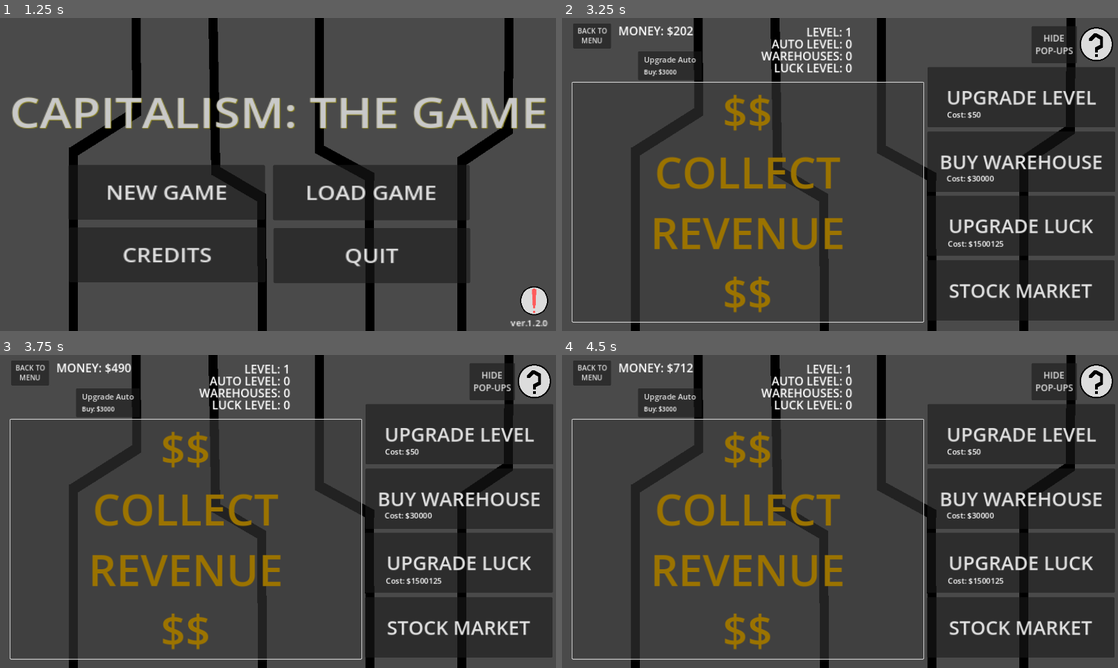
Above: before the commit, frames 1-4 (two rows, left to right).
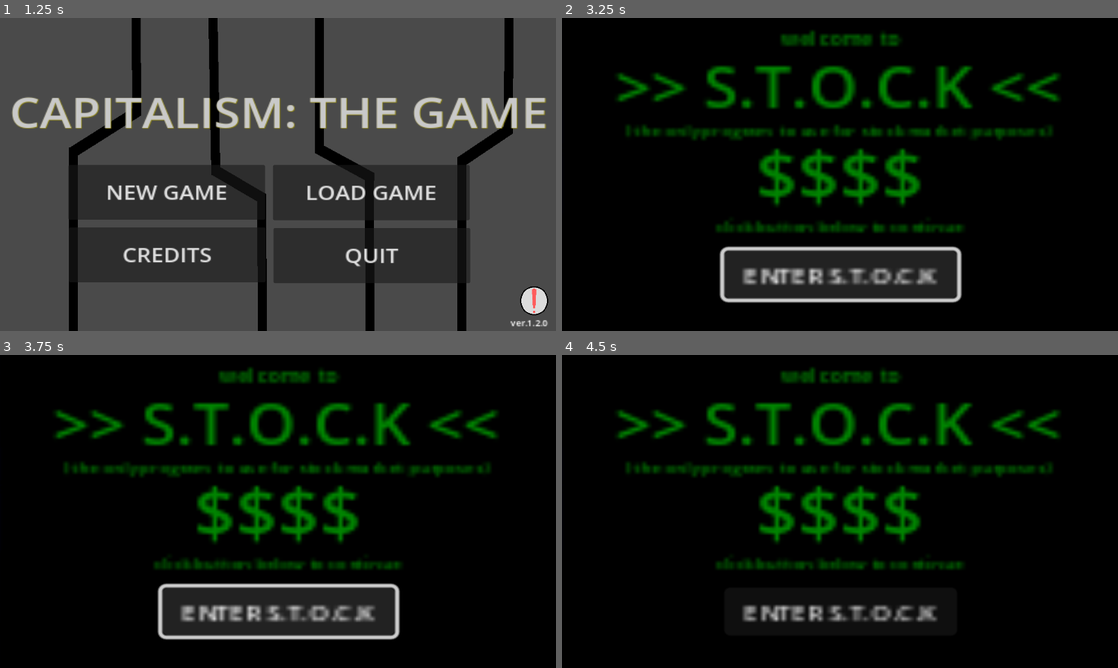
Above: after the commit, the same moments.

Repository: AwesomeGearBoy/capitalism-the-game
Game: Godot game, scene res://scenes/main.tscn
Two runs of this game, one before a commit and one after it. Both use one fixed random seed, a clock stepped at 60 frames per second and the inputs below.
Inputs (mouse positions are in pixels of both pictures, inside the frame that each line leads up to):
- Up to frame 1 (1.25 s): click (455, 290) at 0.5 s, where only the run before the commit has a clickable "STOCK MARKET"
- Up to frame 2 (3.25 s): click "NEW GAME" at 1.25 s; click "YES" at 2 s; click (840, 274) at 2.75 s, where only the run after the commit has a clickable "ENTER S.T.O.C.K"
- Up to frame 3 (3.75 s): click (278, 611) at 3.5 s, where only the run after the commit has a clickable "ENTER S.T.O.C.K"
- Up to frame 4 (4.5 s): click "$$ COLLECT REVENUE $$" at 4.25 s

Frame 1 is identical in both runs. In frame 2, 95% of the frame differs, in the area x 0-100%, y 0-100%; in frame 3, 95%; in frame 4, 96%.
Error in both runs: Cannot call method 'store_string' on a null value. (res://scripts/savedata.gd:5)

Commit message:
started to work on next update

Diff:
--- a/scenes/main.tscn
+++ b/scenes/main.tscn
@@ -6,6 +6,7 @@
 [ext_resource type="PackedScene" uid="uid://c6wofbnlu72ed" path="res://scenes/titlescreen.tscn" id="2_4nb71"]
 [ext_resource type="PackedScene" uid="uid://bpi2jsm6pfcum" path="res://scenes/emptymessage.tscn" id="3_n7en5"]
 [ext_resource type="PackedScene" uid="uid://dawxowl20v2a5" path="res://scenes/loadingscreen.tscn" id="5_1mnjo"]
+[ext_resource type="Texture2D" uid="uid://cn0t8ffgvmxb1" path="res://assets/black.png" id="5_va8hs"]
 
 [node name="Main" type="Node"]
 script = ExtResource("1_vcd71")
@@ -72,7 +73,7 @@
 theme_override_font_sizes/font_size = 50
 text = "UPGRADE LUCK"
 
-[node name="StockMarket" type="Button" parent="."]
+[node name="StockMarketButton" type="Button" parent="."]
 offset_left = 945.0
 offset_top = 627.0
 offset_right = 1431.0
@@ -496,6 +497,124 @@
 text = "Hello! Welcome to Capitalism: The Game! This message exists to help you get started. Use money you earn from co …(382 unchanged characters)…
 
 Also see README.md for more game info!"
+autowrap_mode = 3
+
+[node name="StockTitle" type="Sprite2D" parent="."]
+position = Vector2(724.5, 406)
+scale = Vector2(5.43098, 4.77647)
+texture = ExtResource("5_va8hs")
+
+[node name="Welcome" type="Label" parent="StockTitle"]
+offset_left = -133.0
+offset_top = -82.0
+offset_right = 132.0
+offset_bottom = -66.0
+theme_override_colors/font_color = Color(0, 0.517647, 0, 1)
+theme_override_font_sizes/font_size = 10
+text = "welcome to"
+horizontal_alignment = 1
+
+[node name="Title" type="Label" parent="StockTitle"]
+offset_left = -133.954
+offset_top = -69.9261
+offset_right = 132.046
+offset_bottom = -27.9261
+theme_override_colors/font_color = Color(0, 0.517593, 3.85046e-07, 1)
+theme_override_font_sizes/font_size = 30
+text = ">> S.T.O.C.K <<"
+horizontal_alignment = 1
+
+[node name="OnlyProgram" type="Label" parent="StockTitle"]
+offset_left = -135.059
+offset_top = -31.1946
+offset_right = 130.941
+offset_bottom = -17.1946
+theme_override_colors/font_color = Color(0, 0.517647, 0, 1)
+theme_override_font_sizes/font_size = 8
+text = "(the only program to use for stock market purposes)"
+horizontal_alignment = 1
+autowrap_mode = 3
+
+[node name="DollarSigns" type="Label" parent="StockTitle"]
+offset_left = -133.033
+offset_top = -24.7044
+offset_right = 131.967
+offset_bottom = 24.2956
+theme_override_colors/font_color = Color(0, 0.517647, 0, 1)
+theme_override_font_sizes/font_size = 35
+text = "$$$$"
+horizontal_alignment = 1
+vertical_alignment = 1
+
+[node name="ClickBelow" type="Label" parent="StockTitle"]
+offset_left = -133.586
+offset_top = 21.3547
+offset_right = 132.414
+offset_bottom = 33.3547
+theme_override_colors/font_color = Color(0, 0.517647, 0, 1)
+theme_override_font_sizes/font_size = 8
+text = "click button below to continue"
+horizontal_alignment = 1
+
+[node name="Enter" type="Button" parent="StockTitle"]
+offset_left = -56.4355
+offset_top = 41.0345
+offset_right = 54.5645
+offset_bottom = 66.0345
+theme_override_font_sizes/font_size = 12
+text = "ENTER S.T.O.C.K"
+
+[node name="StockMarket" type="Sprite2D" parent="."]
+visible = false
+position = Vector2(724.75, 406)
+scale = Vector2(5.42929, 4.77647)
+texture = ExtResource("5_va8hs")
+
+[node name="Money" type="Label" parent="StockMarket"]
+offset_left = -131.0
+offset_top = -85.0
+offset_right = -74.0
+offset_bottom = -73.0
+theme_override_colors/font_color = Color(0, 0.517647, 0, 1)
+theme_override_font_sizes/font_size = 9
+text = "money = $0"
+
+[node name="Stock" type="Label" parent="StockMarket"]
+offset_left = -131.463
+offset_top = -73.0665
+offset_right = -91.4628
+offset_bottom = -60.0665
+theme_override_colors/font_color = Color(0, 0.517647, 0, 1)
+theme_override_font_sizes/font_size = 9
+text = "stock = 0"
+
+[node name="StockPrice" type="Label" parent="StockMarket"]
+offset_left = -131.094
+offset_top = -61.3424
+offset_right = -62.0944
+offset_bottom = -46.3424
+theme_override_colors/font_color = Color(0, 0.517647, 0, 1)
+theme_override_font_sizes/font_size = 9
+text = "stock_price = $0"
+
+[node name="StockVersion" type="Label" parent="StockMarket"]
+offset_left = -133.0
+offset_top = 73.0
+offset_right = 131.0
+offset_bottom = 85.0
+theme_override_colors/font_color = Color(0, 0.517647, 0, 1)
+theme_override_font_sizes/font_size = 8
+text = "S.T.O.C.K system ver.1.298.98"
+horizontal_alignment = 2
+
+[node name="LikeToDo" type="Label" parent="StockMarket"]
+offset_left = -131.0
+offset_top = -37.0
+offset_right = 74.0
+offset_bottom = -22.0
+theme_override_colors/font_color = Color(0, 0.517647, 0, 1)
+theme_override_font_sizes/font_size = 9
+text = "what task do you wish to complete?"
 autowrap_mode = 3
 
 [node name="Menu" parent="." instance=ExtResource("2_4nb71")]
--- a/scripts/main.gd
+++ b/scripts/main.gd
@@ -5,6 +5,10 @@
 var auto_mode := false
 var hide_messages := false
 var game_load : bool
+var unlocked_auto_mode := false
+var unlocked_wares := false
+var unlocked_luck := false
+var unlocked_stock_market := false
 
 var load_timeout := 0.0
 
@@ -21,6 +25,10 @@
 var save := SaveData.new()
 var key := KeyControl.new()
 
+const UNLOCKED_AUTO_MODE_SAVE_PATH := "res://save/67ifvtq.data"
+const UNLOCKED_WARES_SAVE_PATH := "res://save/e73gqfb.data"
+const UNLOCKED_LUCK_SAVE_PATH := "res://save/84tfg39.data"
+const UNLOCKED_STOCK_MARKET_SAVE_PATH := "res://save/d686fty.data"
 const MONEY_SAVE_PATH := "res://save/n3jdheb.data"
 const LEVEL_SAVE_PATH := "res://save/l38fn5k.data"
 const AUTO_LEVEL_SAVE_PATH := "res://save/f6hbs34.data"
@@ -40,9 +48,15 @@
 	load_game(delta)
 	process_auto_money()
 	process_text()
+	button_handling()
+	unlock_stuff()
 	save_data()
 
 func new_game():
+	unlocked_auto_mode = false
+	unlocked_wares = false
+	unlocked_luck = false
+	unlocked_stock_market = false
 	money = 0
 	level = 1
 	auto_level = 0
@@ -107,21 +121,6 @@
 	$LevelCost.text = "Cost: $" + str(level_cost)
 	$WaresCost.text = "Cost: $" + str(wares_cost)
 
-	if level < 15:
-		$Salvage.hide()
-	else:
-		$Salvage.show()
-
-	if auto_mode:
-		$AutoButton.text = "AUTO: ON"
-	else:
-		$AutoButton.text = "AUTO: OFF"
-
-	if auto_level == 0:
-		$AutoButton.hide()
-	else:
-		$AutoButton.show()
-
 	if auto_level == 0:
 		$AutoCost.text = "Buy: $" + str(auto_cost)
 	elif auto_level < 35:
@@ -139,7 +138,66 @@
 	else:
 		$MessageMode.hide()
 
+func button_handling():
+	if unlocked_auto_mode:
+		$UpgradeAuto.show()
+		$AutoCost.show()
+	else:
+		$UpgradeAuto.hide()
+		$AutoCost.hide()
+
+	if unlocked_wares:
+		$BuyWarehouse.show()
+		$WaresCost.show()
+	else:
+		$BuyWarehouse.hide()
+		$WaresCost.hide()
+
+	if unlocked_luck:
+		$UpgradeLuck.show()
+		$LuckCost.show()
+	else:
+		$UpgradeLuck.hide()
+		$LuckCost.hide()
+
+	if unlocked_stock_market:
+		$StockMarketButton.show()
+	else:
+		$StockMarketButton.hide()
+
+	if level < 20:
+		$Salvage.hide()
+	else:
+		$Salvage.show()
+
+	if auto_mode:
+		$AutoButton.text = "AUTO: ON"
+	else:
+		$AutoButton.text = "AUTO: OFF"
+
+	if auto_level == 0:
+		$AutoButton.hide()
+	else:
+		$AutoButton.show()
+
+func unlock_stuff():
+	if level >= 5:
+		unlocked_auto_mode = true
+
+	if level >= 15:
+		unlocked_wares = true
+
+	if level >= 20:
+		unlocked_luck = true
+
+	#if level < 30:
+		#unlocked_stock_market = true
+
 func save_data():
+	save.save_var(UNLOCKED_AUTO_MODE_SAVE_PATH, unlocked_auto_mode)
+	save.save_var(UNLOCKED_WARES_SAVE_PATH, unlocked_wares)
+	save.save_var(UNLOCKED_LUCK_SAVE_PATH, unlocked_luck)
+	save.save_var(UNLOCKED_STOCK_MARKET_SAVE_PATH, unlocked_stock_market)
 	save.save_var(MONEY_SAVE_PATH, money)
 	save.save_var(LEVEL_SAVE_PATH, level)
 	save.save_var(AUTO_LEVEL_SAVE_PATH, auto_level)
@@ -151,6 +209,10 @@
 	save.save_var(LUCK_COST_SAVE_PATH, luck_cost)
 
 func load_data():
+	unlocked_auto_mode = save.load_bool(UNLOCKED_AUTO_MODE_SAVE_PATH, false)
+	unlocked_wares = save.load_bool(UNLOCKED_WARES_SAVE_PATH, false)
+	unlocked_luck = save.load_bool(UNLOCKED_LUCK_SAVE_PATH, false)
+	unlocked_stock_market = save.load_bool(UNLOCKED_STOCK_MARKET_SAVE_PATH, false)
 	money = save.load_int(MONEY_SAVE_PATH, 0)
 	level = save.load_int(LEVEL_SAVE_PATH, 1)
 	auto_level = save.load_int(AUTO_LEVEL_SAVE_PATH, 0)
@@ -343,10 +405,7 @@
 
 func salvage():
 	$SalvageMessage.hide()
-	money += level * 100000
-	money += auto_level * 25000
-	money += warehouses * 50000
-	money += luck_level * 500000
+	money += ((warehouses * 75000) + (auto_level * 35000) * (level * (luck_level + 1)))
 
 	auto_mode = false
 	level = 1
--- a/scripts/savedata.gd
+++ b/scripts/savedata.gd
@@ -3,6 +3,18 @@
 func save_var(file_path : String, variable):
 	var file := FileAccess.open(file_path, FileAccess.WRITE)
 	file.store_string(str(variable))
+
+func save_int(file_path : String, number : int):
+	var file := FileAccess.open(file_path, FileAccess.WRITE)
+	file.store_string(str(number))
+
+func save_float(file_path : String, number : float):
+	var file := FileAccess.open(file_path, FileAccess.WRITE)
+	file.store_string(str(number))
+
+func save_bool(file_path : String, boolean : bool):
+	var file := FileAccess.open(file_path, FileAccess.WRITE)
+	file.store_string(str(boolean))
 
 func save_string(file_path : String, string : String):
 	var file := FileAccess.open(file_path, FileAccess.WRITE)
@@ -25,14 +37,14 @@
 func load_string(file_path : String, default_value : String = "") -> String:
 	if FileAccess.file_exists(file_path):
 		var file := FileAccess.open(file_path, FileAccess.READ)
-		return file.get_as_text(true)
+		return file.get_line()
 	else:
 		return default_value
 
 func load_bool(file_path : String, default_value : bool = false) -> bool:
 	if FileAccess.file_exists(file_path):
 		var file := FileAccess.open(file_path, FileAccess.READ)
-		var boolean := file.get_as_text(true)
+		var boolean := file.get_line()
 		if boolean == "true":
 			return true
 		elif boolean == "false":
Binary file added: assets/black.png
Not shown, added: assets/black.png.import
Not shown: 1 places in scenes/main.tscn that only renumber resources
Not shown, changed: CHANGELOG.md
